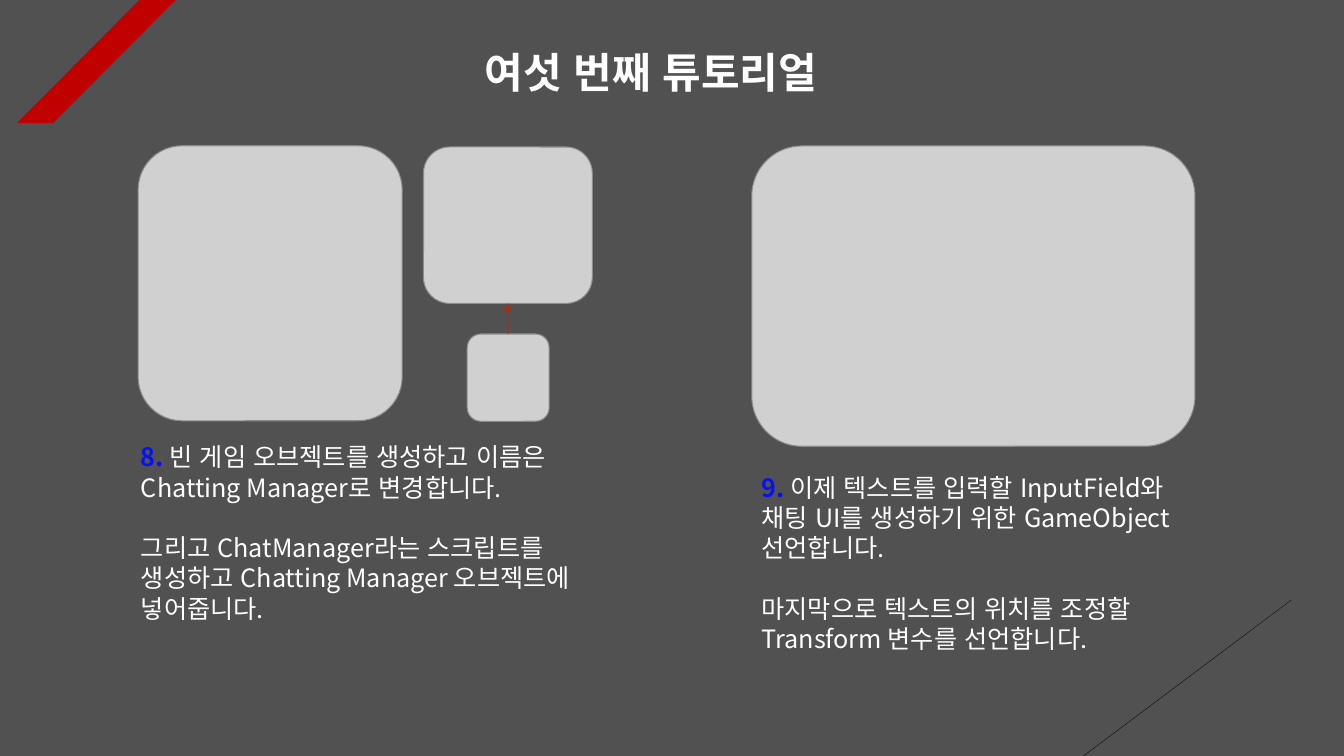
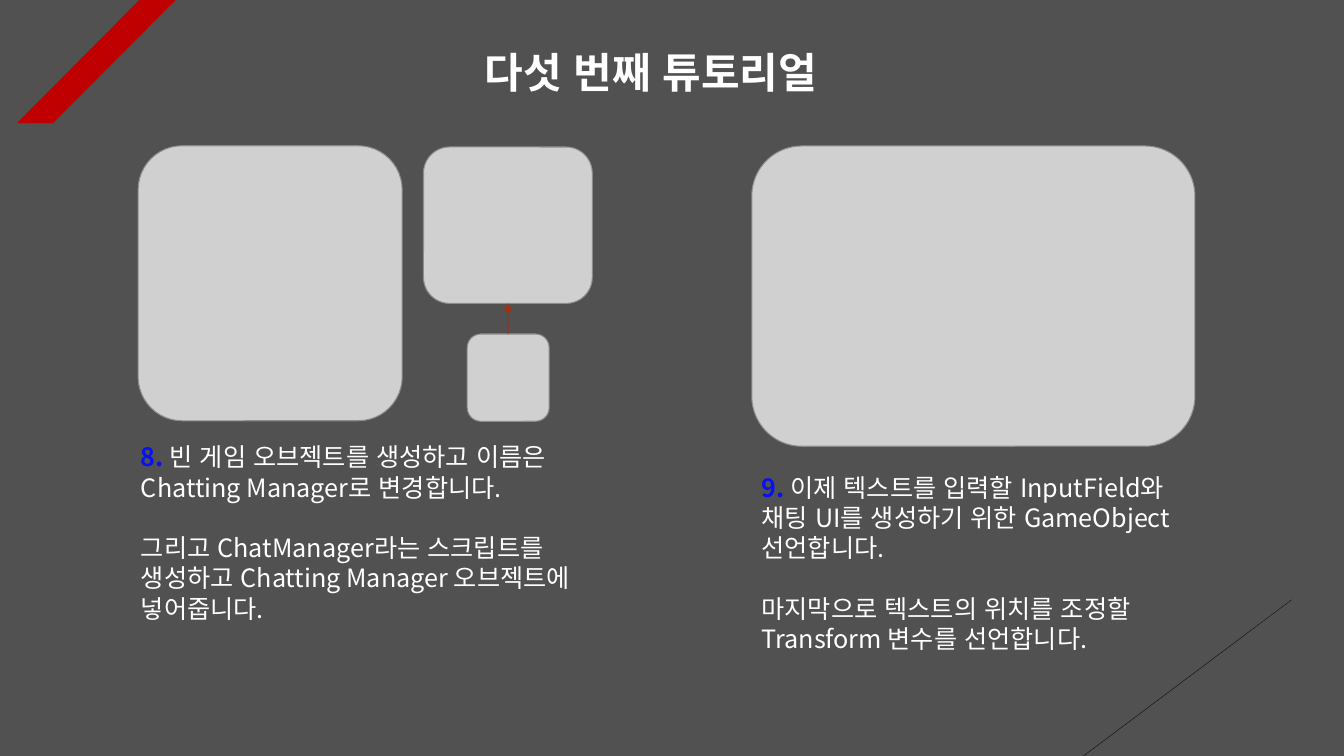
Before and after one commit to Unity2033/3D-UnityEngine, a slide deck: slide 6 of Assets/Class/Photon Server/PPT Data/Photon RPC.pptx (slide 7 before the commit). Drawn at 1344x756 pixels with LibreOffice and Linux fonts; fonts in the diff are those of the drawing; grey boxes stand for pictures. Boxes give left, top, right and bottom in pixels: in the first picture for what was removed or moved away, otherwise in the second. Text is boxed around its words. In the diff, an @@ line names an element or a change of style, - is before the commit and + after.

```diff
--- a/Assets/Class/Photon Server/PPT Data/Photon RPC.pptx
+++ b/Assets/Class/Photon Server/PPT Data/Photon RPC.pptx
@@ text at bbox=[485, 53, 817, 92]: text changed @@
-여섯 번째 튜토리얼
+다섯 번째 튜토리얼
```
Also in this commit, not shown: 3 other slides changed, 1 slide removed, 21 other files.
